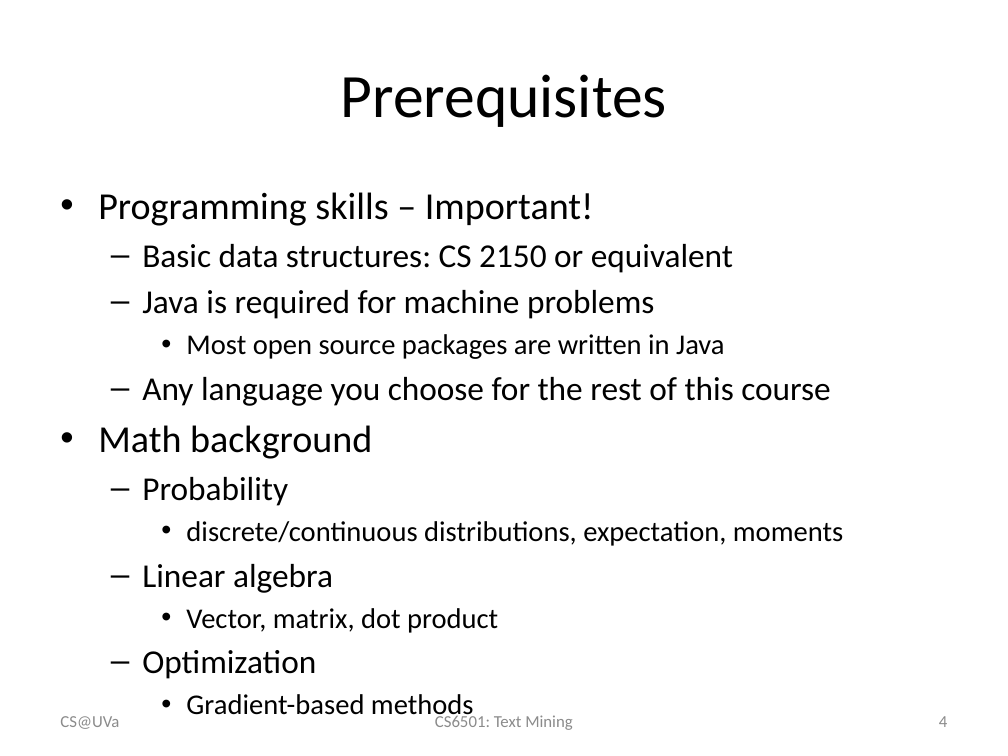
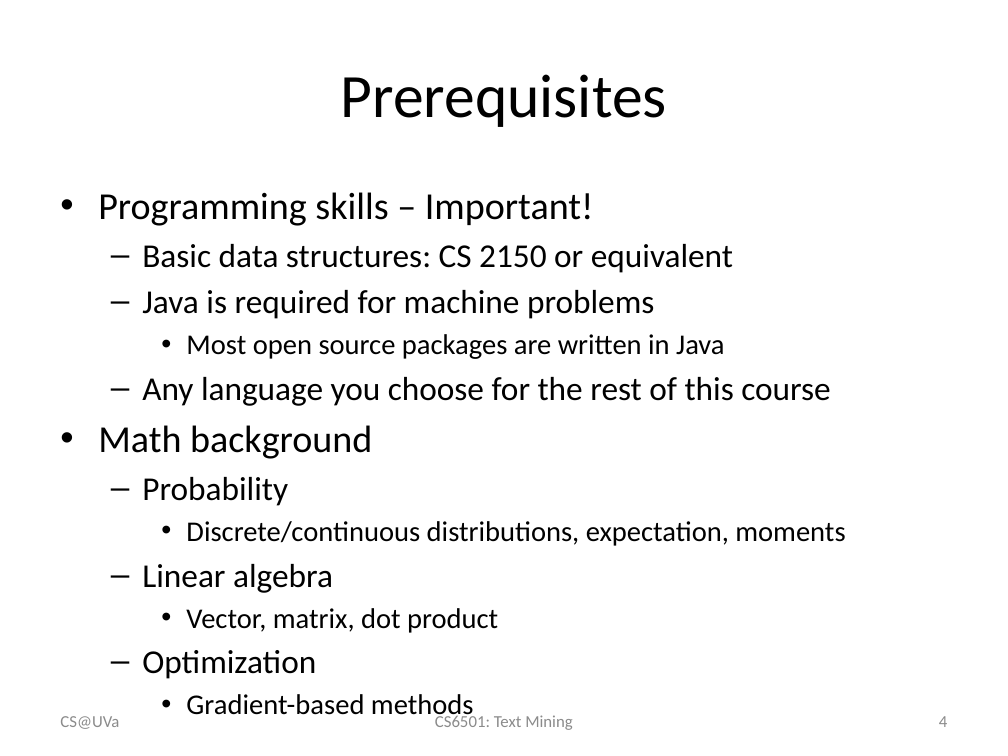
Before and after one commit to wang296/CS6501-Text-Mining, a slide deck: slide 4 of docs/CoursePolicy.pptx. Drawn at 1008x756 pixels with LibreOffice and Linux fonts; fonts in the diff are those of the drawing. Boxes give left, top, right and bottom in pixels: in the first picture for what was removed or moved away, otherwise in the second. Text is boxed around its words. In the diff, an @@ line names an element or a change of style, - is before the commit and + after.

```diff
--- a/docs/CoursePolicy.pptx
+++ b/docs/CoursePolicy.pptx
@@ text at <box>186,521,845,546</box>: text changed @@
-    • discrete/continuous distributions, expectation, moments
+    • Discrete/continuous distributions, expectation, moments
```
Also in this commit, not shown: 1 other slide changed, 2 other files.
